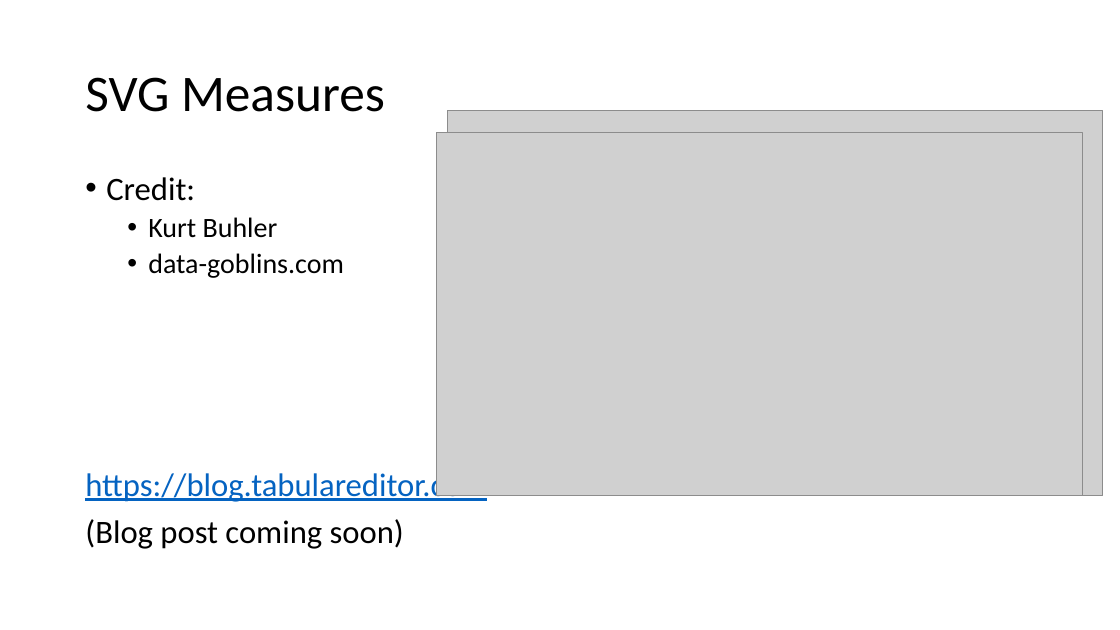
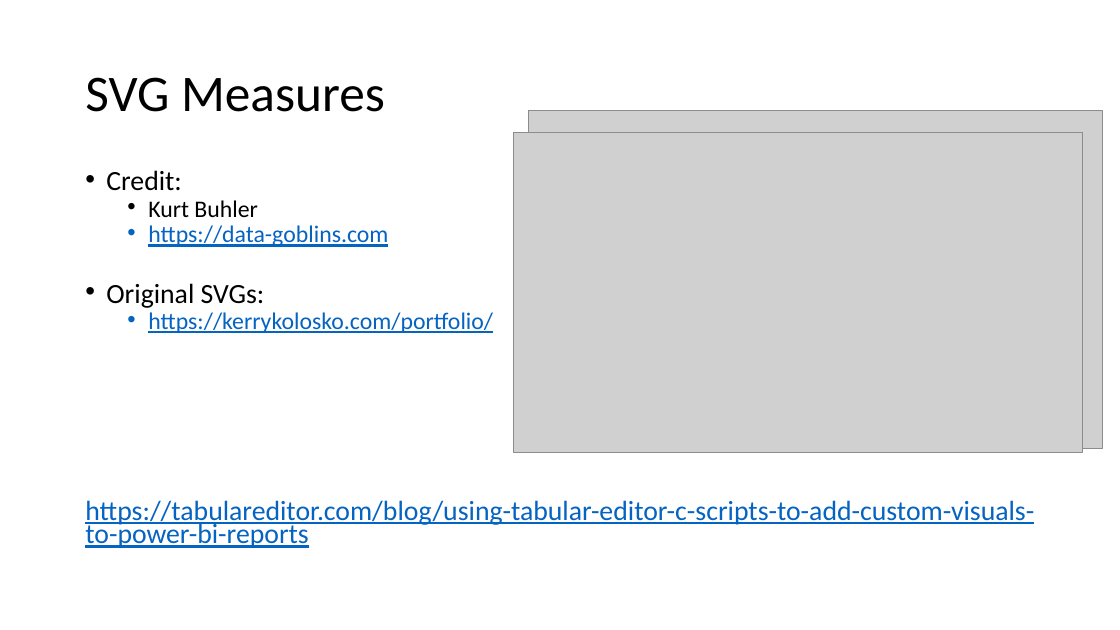
Before and after one commit to otykier/training, a slide deck: slide 9 of Singapore UG 2025/Tabular Editor scripting magic/Tabular Editor Scripting Magic.pptx. Drawn at 1120x630 pixels with LibreOffice and Linux fonts; fonts in the diff are those of the drawing; grey boxes stand for pictures. Boxes give left, top, right and bottom in pixels: in the first picture for what was removed or moved away, otherwise in the second. Text is boxed around its words. In the diff, an @@ line names an element or a change of style, - is before the commit and + after.

Commit message:
updated slides

```diff
--- a/Singapore UG 2025/Tabular Editor scripting magic/Tabular Editor Scripting Magic.pptx
+++ b/Singapore UG 2025/Tabular Editor scripting magic/Tabular Editor Scripting Magic.pptx
@@ picture: place and size @@
-picture at <box>448,110,1103,496</box>
+picture at <box>528,110,1103,448</box>
@@ picture: place and size @@
-picture at <box>436,133,1082,496</box>
+picture at <box>514,133,1083,452</box>
@@ text at <box>106,170,258,217</box>: size 28 to 23.8 pt in "Credit:"; size 24 to 20.4 pt in "Kurt Buhler"; line spacing 0.9 to 0.7 @@
@@ text at <box>85,225,1034,548</box>: text changed; size 28 to 23.8 pt; text colour #000000 to #0563C1 @@
-  • data-goblins.com
-https://blog.tabulareditor.com
-(Blog post coming soon)
+  • https://data-goblins.com
+• Original SVGs:
+  • https://kerrykolosko.com/portfolio/
+https://tabulareditor.com/blog/using-tabular-editor-c-scripts-to-add-custom-visuals-to-power-bi-reports
```
Also in this commit, not shown: 5 other slides changed.
